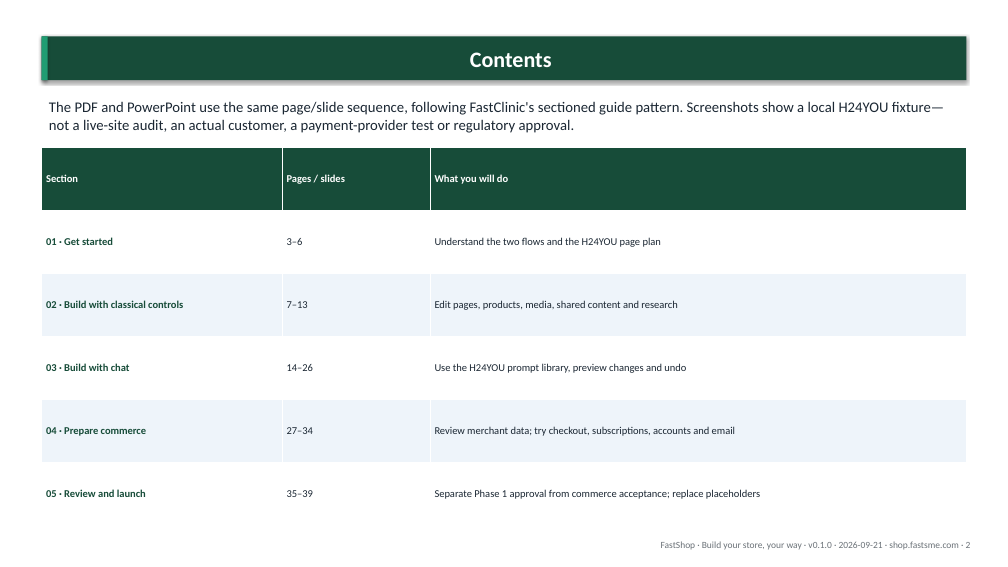
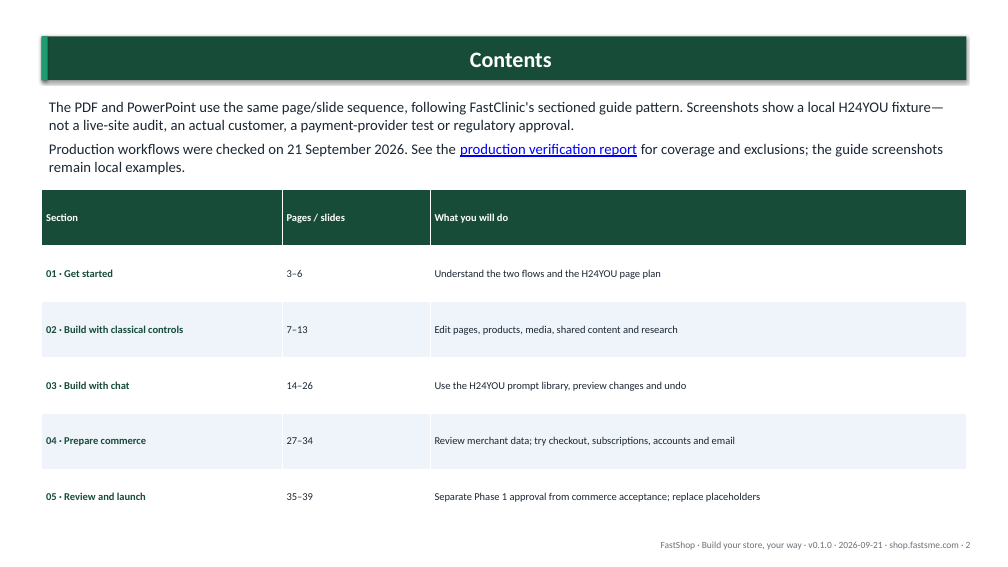
Before and after one commit to predictivelabsai/FastShop, a slide deck: slide 2 of docs/fastshop_user_guide_2026-09-21.pptx. Drawn at 1008x567 pixels with LibreOffice and Linux fonts; fonts in the diff are those of the drawing. Boxes give left, top, right and bottom in pixels: in the first picture for what was removed or moved away, otherwise in the second. Text is boxed around its words. In the diff, an @@ line names an element or a change of style, - is before the commit and + after.

Commit message:
Record production guide acceptance and browser evidence

```diff
--- a/docs/fastshop_user_guide_2026-09-21.pptx
+++ b/docs/fastshop_user_guide_2026-09-21.pptx
@@ text at box(49, 143, 943, 175): paragraph added @@
+Production workflows were checked on 21 September 2026. See the production verification report for coverage and exclusions; the guide screenshots remain local examples.
@@ table: place and size @@
-table at box(42, 147, 967, 526)
+table at box(42, 190, 967, 526)
```
Also in this commit, not shown: 3 other slides changed, 26 other files.
